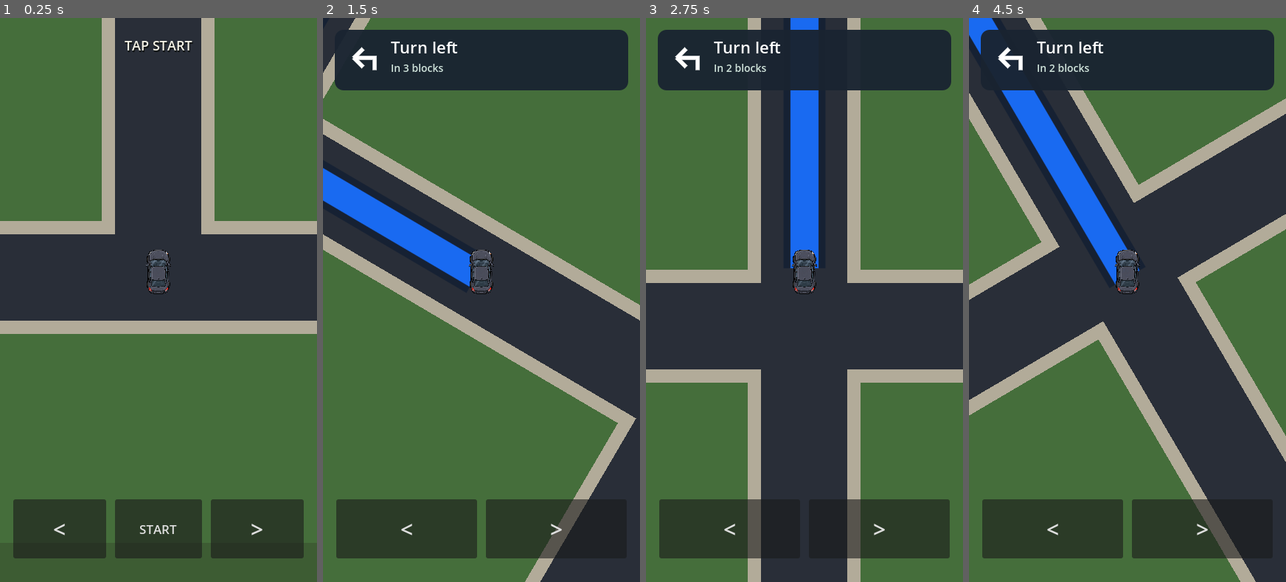
Above: before the commit, frames 1-4 (left to right).
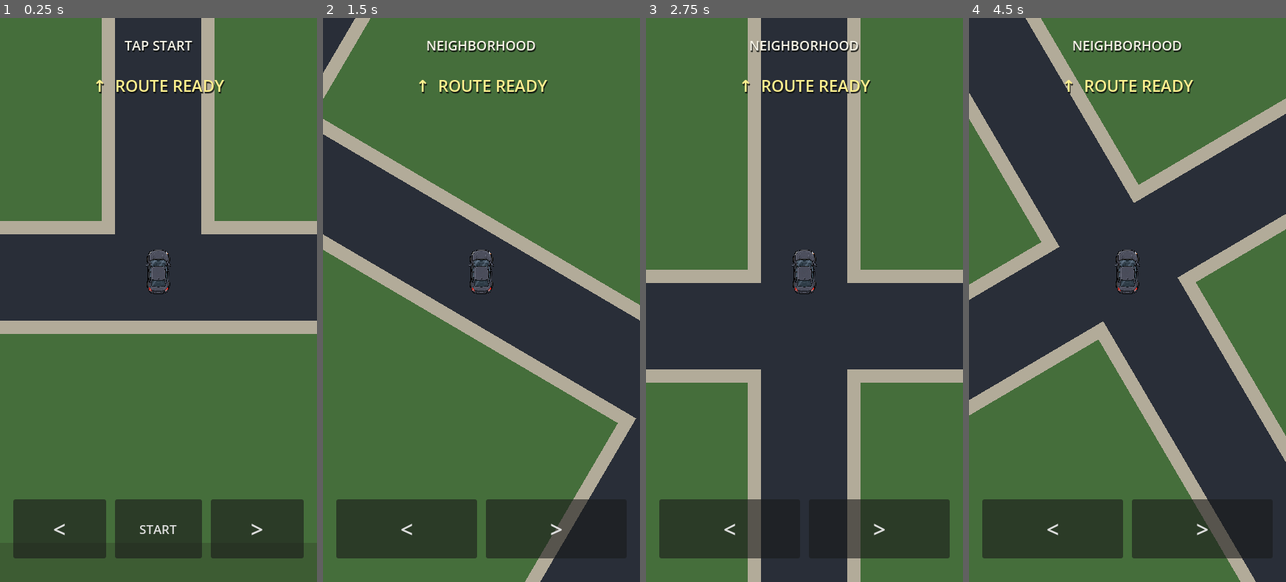
Above: after the commit, the same moments.

Repository: patrickcallahancomedy/comedian
Game: Godot game, scene res://scenes/drive/drive_module.tscn
The game is run twice, just before and just after one commit, with the same random seed, the same clock (stepped at 60 frames per second) and the same inputs.
Inputs (mouse positions are in pixels of both pictures, inside the frame that each line leads up to):
- Up to frame 1 (0.25 s): no input
- Up to frame 2 (1.5 s): click "START" at 0.5 s; tap Enter (ui_accept) at 1.25 s; move the mouse to (551, 271) at 1.27 s; hold Right from 1.28 s (still down); tap Space at 1.35 s; click (551, 271) at 1.42 s
- Up to frame 3 (2.75 s): tap Enter (ui_accept) at 1.52 s; release Right at 2 s; drag from (741, 328) to (788, 412) at 2.02 s
- Up to frame 4 (4.5 s): move the mouse to (1159, 175) at 2.77 s; hold Right 2.78-3.5 s; tap Space at 2.85, 4.35 s; drag from (1111, 412) to (1032, 215) at 3.52 s; move the mouse to (1222, 384) at 4.27 s; hold Left from 4.28 s (still down)

The runs differ from the first frame. In frame 1, 0.5% of the frame differs, in the area x 30-71%, y 10-14%; in frame 2, 13%, in the area x 0-97%, y 2-48%; in frame 3, 10%; in frame 4, 11%.
Error after the commit: Parse Error: Cannot infer the type of "at_turn" variable because the value doesn't have a set type. (res://scripts/drive/drive_navigation.gd:454)

Commit message:
Keep GPS turn command visible at intersections

Diff:
--- a/godot/scripts/drive/drive_navigation.gd
+++ b/godot/scripts/drive/drive_navigation.gd
@@ -89,6 +89,13 @@
 
 	var blocks := int(instruction.get("blocks", -1))
 	var is_close_turn := blocks == 1
+	var is_persistent := bool(instruction.get("persistent", false))
+
+	if is_persistent:
+		last_instruction_key = instruction_key
+		banner_visible_remaining = BANNER_VISIBLE_SECONDS
+		banner_repeat_delay_remaining = 0.0
+		return
 
 	# A new maneuver is a real GPS update. Distance-only changes such as
 	# "3 blocks" -> "2 blocks" do not restart the banner.
@@ -443,14 +450,19 @@
 				1,
 				int(ceil(drive.visual_world_position.distance_to(turn_world) / block_size))
 			)
+			var at_turn := (
+				drive.blocked_this_step
+				and drive.visual_world_position.distance_to(turn_world) <= 0.5
+			)
 			return {
 				"turn": turn,
 				"title": "Turn %s" % turn,
-				"subtitle": "In %d block%s" % [
+				"subtitle": "" if at_turn else "In %d block%s" % [
 					blocks,
 					"" if blocks == 1 else "s",
 				],
-				"blocks": blocks,
+				"blocks": 0 if at_turn else blocks,
+				"persistent": at_turn,
 				"maneuver_key": "%s|%s|%d,%d" % [
 					drive.road_kind,
 					turn,
